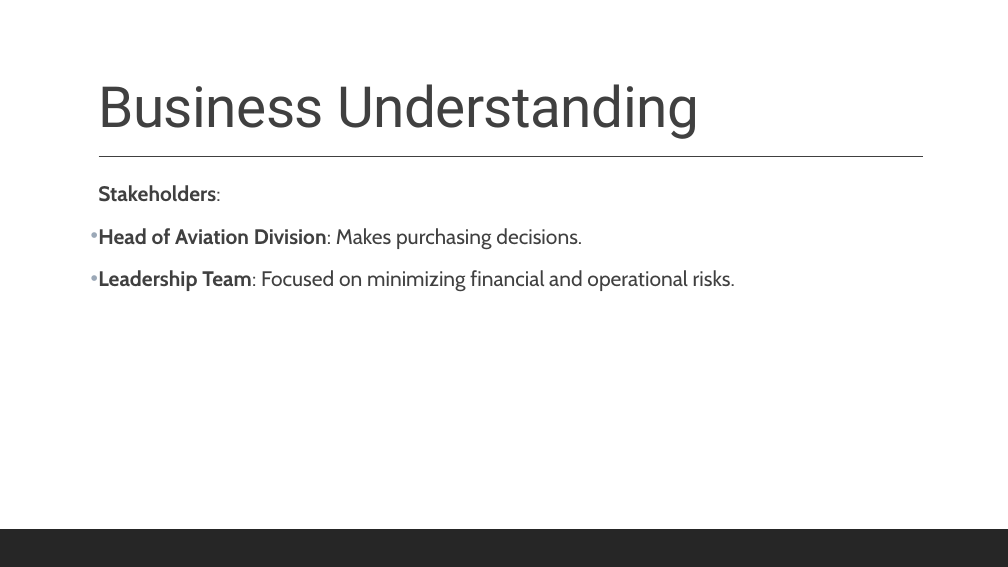
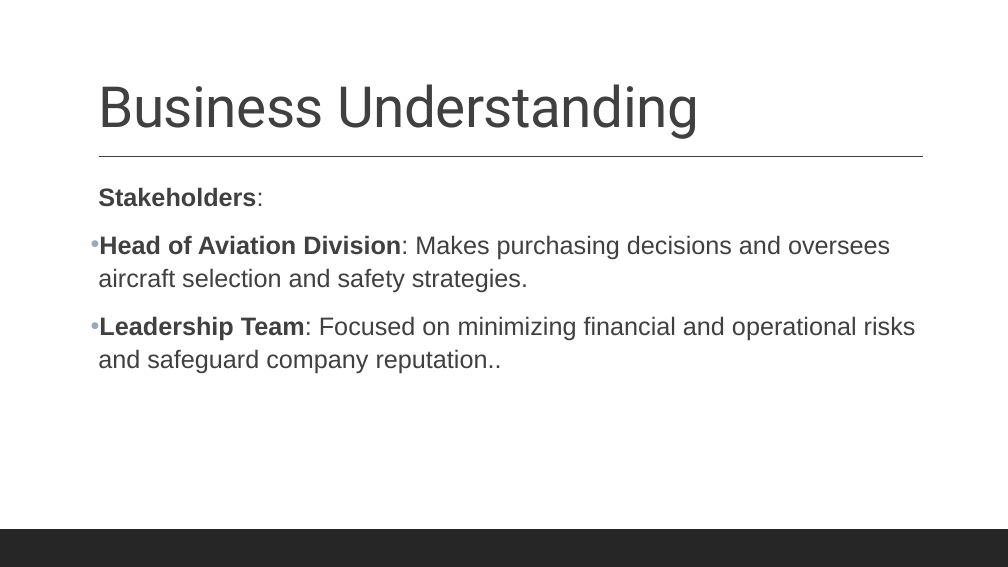
Before and after one commit to Lydia-byte-rgb/Phase-1-Project_Lydia, a slide deck: slide 3 of Phase_1_Project Slides.pptx. Drawn at 1008x567 pixels with LibreOffice and Linux fonts; fonts in the diff are those of the drawing. Boxes give left, top, right and bottom in pixels: in the first picture for what was removed or moved away, otherwise in the second. Text is boxed around its words. In the diff, an @@ line names an element or a change of style, - is before the commit and + after.

```diff
--- a/Phase_1_Project Slides.pptx
+++ b/Phase_1_Project Slides.pptx
@@ text at <box>98,187,263,207</box>: size 20 to 24 pt, font Cabin to Arial in "Stakeholders:" @@
@@ text at <box>98,235,916,374</box>: text changed; size 20 to 24 pt; font Cabin to Arial @@
-• Head of Aviation Division: Makes purchasing decisions.
-• Leadership Team: Focused on minimizing financial and operational risks.
+• Head of Aviation Division: Makes purchasing decisions and oversees aircraft selection and safety strategies.
+• Leadership Team: Focused on minimizing financial and operational risks and safeguard company reputation..
```
Also in this commit, not shown: 9 other slides changed, 1 slide added, 5 other files.
